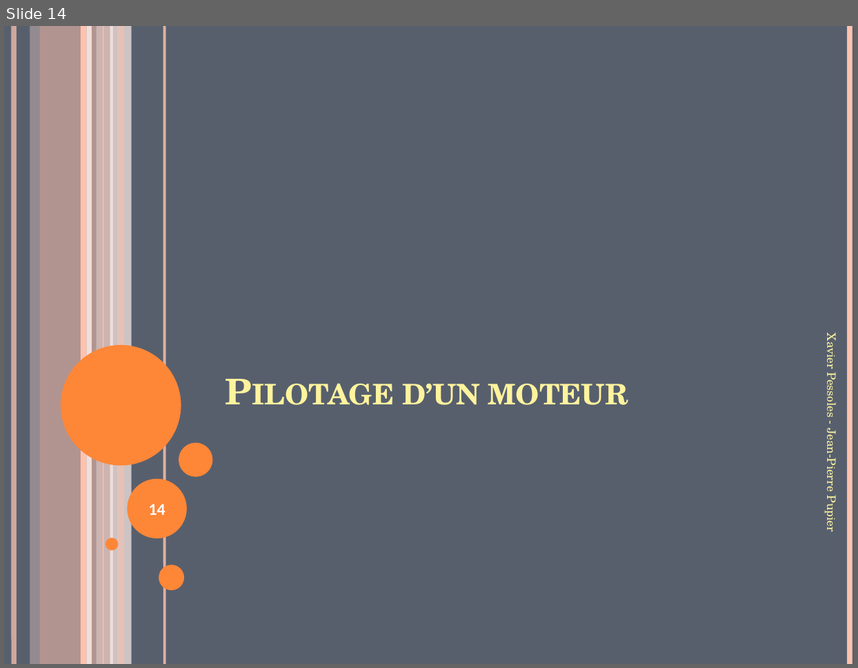
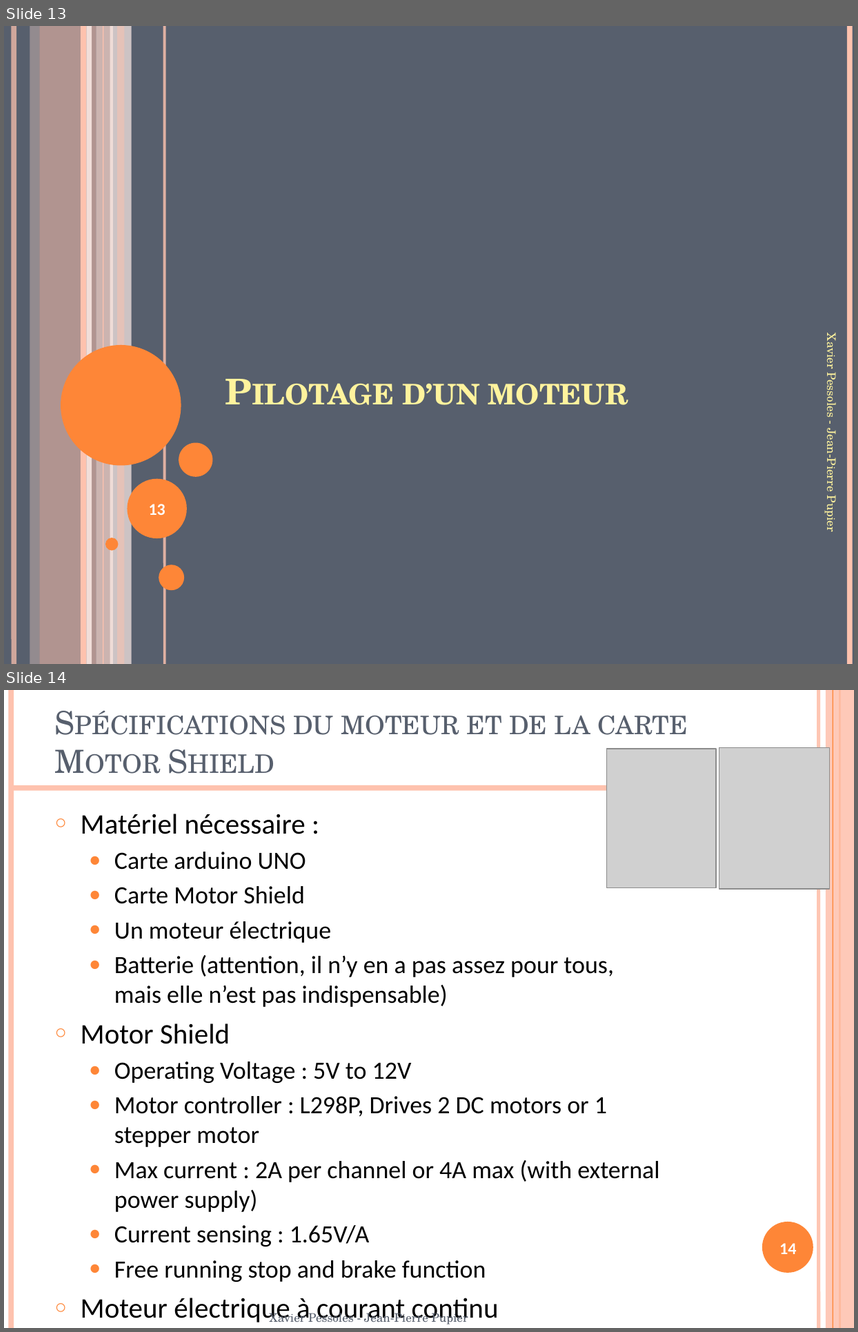
Before and after one commit to xpessoles/TP_Documents, a slide deck: Arduino/TP_Arduino.pptx. Shown one above the other, each under a label of ours: slide 14 before the commit, slides 13 and 14 after it. The pictures are 858x668 and 858x1332 pixels, drawn with LibreOffice and Linux fonts; fonts in the diff are those of the drawing; grey boxes stand for pictures; background and template pictures are left out. Boxes give left, top, right and bottom in pixels: in the first picture for what was removed or moved away, otherwise in the second. Text is boxed around its words. In the diff, an @@ line names an element or a change of style, - is before the commit and + after.

```diff
--- a/Arduino/TP_Arduino.pptx
+++ b/Arduino/TP_Arduino.pptx
@@ slide 14 added at (4,690,854,1328), background #FFFFFF @@
@@ line added from (11, 690) to (11, 1328), #FEC3AE 4.5 pt @@
@@ line added from (818, 690) to (818, 1328), #FEC3AE 3 pt @@
@@ rectangle added at (826,690,854,1328), fill #FEC3AE at 87% opacity @@
@@ line added from (833, 690) to (833, 1328), #FE8637 0.75 pt @@
@@ line added from (840, 690) to (840, 1328), #FE8637 1.5 pt @@
@@ title added at (174,716,688,904), 27 pt, text #575F6D, small capitals @@
+Spécifications du moteur et de la carte Motor Shield
@@ picture added at (606,749,716,888) @@
@@ picture added at (720,748,831,889) @@
@@ line added from (648, 788) to (11, 788), #FEC3AE 4.5 pt @@
@@ text added at (81,814,660,1281), 21 pt, text #000000 @@
+○ Matériel nécessaire :
+  ● Carte arduino UNO
+  ● Carte Motor Shield
+  ● Un moteur électrique
+  ● Batterie (attention, il n’y en a pas assez pour tous, mais elle n’est pas indispensable)
+○ Motor Shield
+  ● Operating Voltage : 5V to 12V
+  ● Motor controller : L298P, Drives 2 DC motors or 1 stepper motor
+  ● Max current : 2A per channel or 4A max (with external power supply)
+  ● Current sensing : 1.65V/A
+  ● Free running stop and brake function
+○ Moteur électrique à courant continu
@@ ellipse added at (762,1221,813,1272), fill #FE8637 @@
@@ page number added at (780,1243,796,1254), 14 pt, text #FFFFFF, bold @@
+14
@@ text added at (270,1310,468,1324), 10 pt, text #575F6D @@
+Xavier Pessoles - Jean-Pierre Pupier
@@ what was slide 14 is now slide 13 @@
@@ page number at (149,503,165,515): text changed @@
-14
+13
```
Also in this commit, not shown: 6 slides changed, 2 slides removed, 2 other files.
